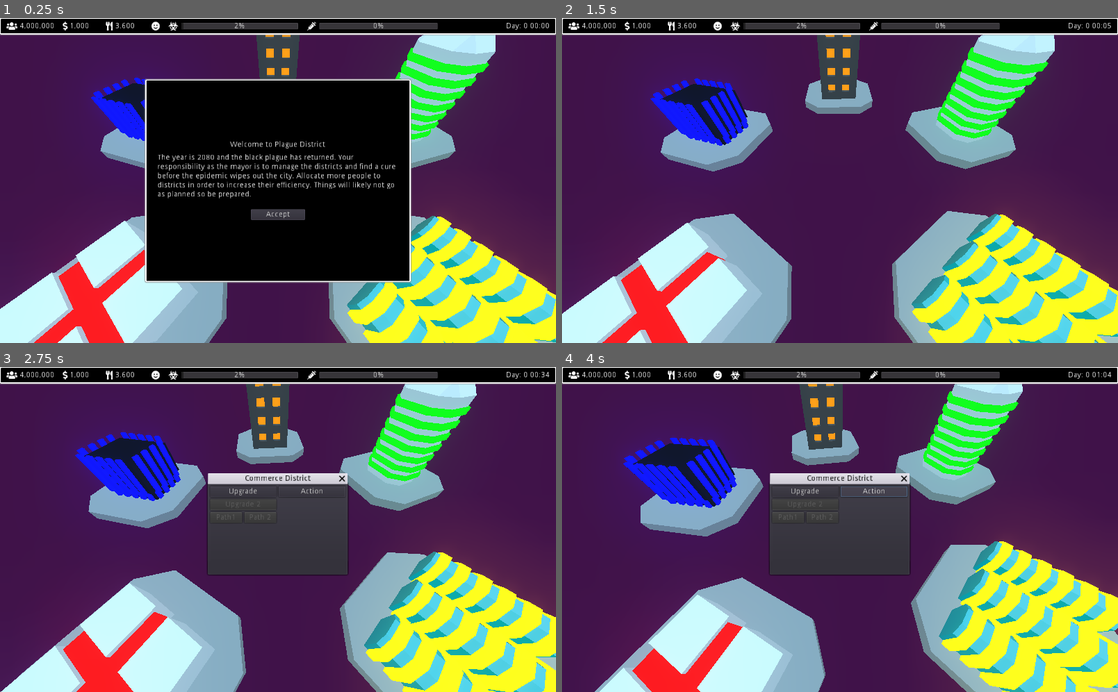
Above: before the commit, frames 1-4 (two rows, left to right).
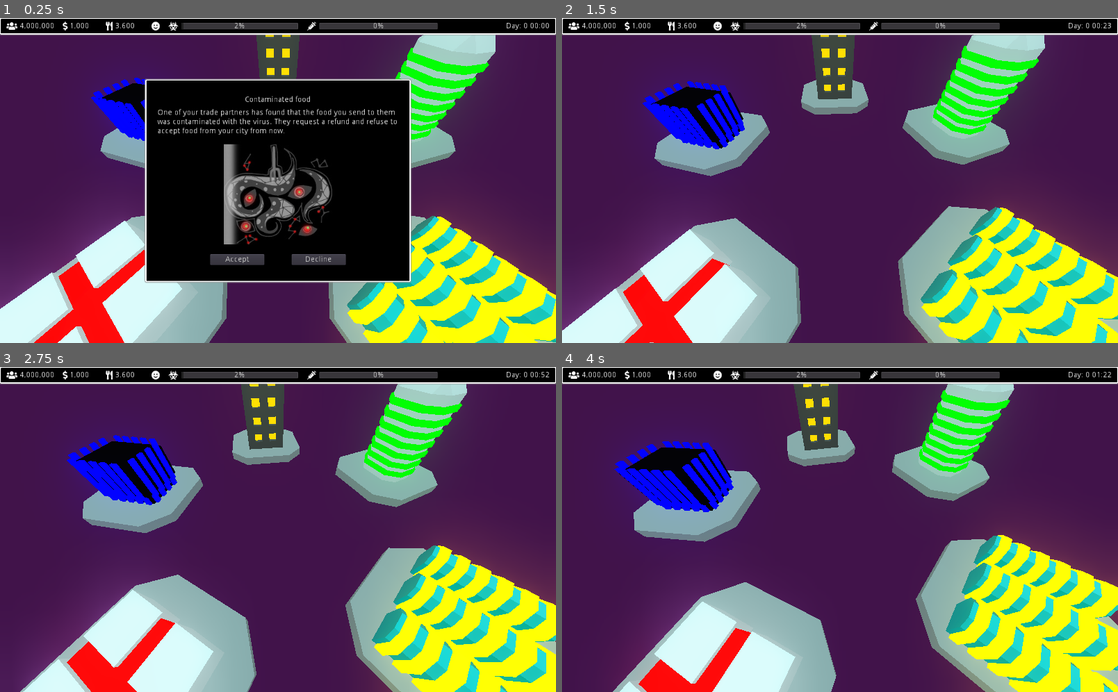
Above: after the commit, the same moments.

Repository: iwilliams/PlagueDistrict
Game: Godot game, scene res://Main.tscn
The game is run twice, just before and just after one commit, with the same random seed, the same clock (stepped at 60 frames per second) and the same inputs.
Inputs (mouse positions are in pixels of both pictures, inside the frame that each line leads up to):
- Up to frame 1 (0.25 s): no input
- Up to frame 2 (1.5 s): click (878, 258) at 0.5 s, where only the run after the commit has a clickable "Decline"; click (840, 213) at 1.25 s, where only the run before the commit has a clickable "Accept"
- Up to frame 3 (2.75 s): move the mouse to (400, 513) at 2.02 s; press the mouse at (400, 513) at 2.03 s
- Up to frame 4 (4 s): release the mouse at (962, 513) at 2.75 s; click (806, 490) at 2.75 s, where only the run before the commit has a clickable "Upgrade"; click (873, 490) at 3.5 s, where only the run before the commit has a clickable "Action"

The runs differ from the first frame. In frame 1, 18% of the frame differs, in the area x 0-100%, y 5-100%; in frame 2, 24%; in frame 3, 31%, in the area x 0-100%, y 1-100%; in frame 4, 31%.

Commit message:
Food exchange

Diff:
--- a/Globals.gd
+++ b/Globals.gd
@@ -9,10 +9,13 @@
 signal money_change
 signal population_change
 signal food_change
+signal moral_change
 signal event
 signal can_reasing_population_change
 signal population_reasign_cost_change
 signal pause_change
+signal cost_of_money_in_food_change
+signal cost_of_food_in_money_change
 
 var population : int = 4000000 setget population_set
 func population_set(value: int) -> void:
@@ -61,7 +64,10 @@
 const MORAL_NORMAL := 1.0
 const MORAL_SAD := 0.5
 const MORAL_DESPAIR := 0.25
-var moral := MORAL_NORMAL
+var moral := MORAL_NORMAL setget moral_set
+func moral_set(value : float) -> void:
+  moral = max(0, value)
+  emit_signal("moral_change")
 
 var minutes : int = 0
 var days : int setget , days_get
@@ -92,8 +98,15 @@
   population_reasign_cost = max(0, value)
   emit_signal("population_reasign_cost_change")
 
-var cost_of_money_in_food = 100
-var cost_of_food_in_money = 100
+var cost_of_money_in_food := 100 setget cost_of_money_in_food_set
+func cost_of_money_in_food_set(value : int) -> void:
+  cost_of_money_in_food = value
+  emit_signal("cost_of_money_in_food_change")
+
+var cost_of_food_in_money := 100 setget cost_of_food_in_money_set
+func cost_of_food_in_money_set(value : int) -> void:
+  cost_of_food_in_money = value
+  emit_signal("cost_of_food_in_money_change")
 
 var residential_percent : float = .15
 var medical_percent : float = .15
--- a/Globals.tscn
+++ b/Globals.tscn
@@ -117,12 +117,6 @@
 description = "The condition of the city is dreadful. One member of the city council suggests a violent solution. While this act will no doubt come at a hefty price, it will surely solve the current issues at hand…"
 picture = ExtResource( 20 )
 
-[node name="ContaminatedFood" type="Node" parent="PossibleEvents"]
-script = ExtResource( 21 )
-title = "Contaminated food"
-description = "One of your trade partners has found that the food you send to them was contaminated with the virus. They request a refund and refuse to accept food from your city from now."
-picture = ExtResource( 22 )
-
 [node name="ShadyBusiness" type="Node" parent="PossibleEvents"]
 script = ExtResource( 23 )
 title = "Shady Business"
@@ -154,13 +148,23 @@
 description = "The head of the food district informs you that people could be fed for 5 days with a full stomach. Perhaps you should throw a festival to raise the spirits of the people."
 picture = ExtResource( 32 )
 
+[node name="Intro" type="Node" parent="PossibleEvents"]
+script = ExtResource( 38 )
+title = "Welcome to Plague District"
+description = "The year is 2080 and a new strain of the Black Death has inexplicably surfaced. Your responsibility as mayor is to manage each of the city's five districts and find a cure before the epidemic wipes everyone out.
+
+Click the Government District (the blue building) and allocate a percentage of the population to different districts to increase or decrease their efficiency.
+
+A word of caution, however.... Even the best-laid plans often go awry."
+can_decline = false
+
 [node name="CurrentEvents" type="Node" parent="."]
 
-[node name="Intro" type="Node" parent="CurrentEvents"]
-script = ExtResource( 38 )
-title = "Welcome to Plague District"
-description = "The year is 2080 and the black plague has returned. Your responsibility as the mayor is to manage the districts and find a cure before the epidemic wipes out the city. Allocate more people to districts in order to increase their efficiency. Things will likely not go as planned so be prepared."
-can_decline = false
+[node name="ContaminatedFood" type="Node" parent="CurrentEvents"]
+script = ExtResource( 21 )
+title = "Contaminated food"
+description = "One of your trade partners has found that the food you send to them was contaminated with the virus. They request a refund and refuse to accept food from your city from now."
+picture = ExtResource( 22 )
 
 [node name="ExpiredEvents" type="Node" parent="."]
 
--- a/Main.tscn
+++ b/Main.tscn
@@ -20,6 +20,7 @@
 [ext_resource path="res://hud/event_panel.tres" type="StyleBox" id=18]
 [ext_resource path="res://hud/EventPopup.gd" type="Script" id=19]
 [ext_resource path="res://Map.gd" type="Script" id=20]
+[ext_resource path="res://hud/FoodExchange.gd" type="Script" id=21]
 
 [sub_resource type="Animation" id=1]
 resource_name = "spin"
@@ -324,7 +325,6 @@
 script = ExtResource( 2 )
 
 [node name="Popup" type="WindowDialog" parent="Map/Residential/ResidentialDistrict"]
-visible = true
 anchor_left = 0.5
 anchor_top = 0.5
 anchor_right = 0.5
@@ -418,79 +418,151 @@
 script = ExtResource( 5 )
 
 [node name="Popup" type="WindowDialog" parent="Map/Commerce/CommerceDistrict"]
+visible = true
 anchor_left = 0.5
 anchor_top = 0.5
 anchor_right = 0.5
 anchor_bottom = 0.5
-margin_left = -128.5
-margin_top = -83.5
-margin_right = 128.5
-margin_bottom = 83.5
+margin_left = -134.0
+margin_top = -42.0
+margin_right = 161.0
+margin_bottom = 148.0
 window_title = "Commerce District"
-resizable = true
-
-[node name="VBoxContainer" type="VBoxContainer" parent="Map/Commerce/CommerceDistrict/Popup"]
+__meta__ = {
+"_edit_use_anchors_": false
+}
+
+[node name="MarginContainer" type="MarginContainer" parent="Map/Commerce/CommerceDistrict/Popup"]
 anchor_right = 1.0
 anchor_bottom = 1.0
-margin_left = 4.0
-margin_top = 4.0
-margin_right = -4.0
-margin_bottom = -4.0
-__meta__ = {
-"_edit_use_anchors_": false
-}
-
-[node name="HBoxContainer" type="HBoxContainer" parent="Map/Commerce/CommerceDistrict/Popup/VBoxContainer"]
-margin_right = 249.0
+custom_constants/margin_right = 10
+custom_constants/margin_top = 10
+custom_constants/margin_left = 10
+custom_constants/margin_bottom = 10
+__meta__ = {
+"_edit_use_anchors_": false
+}
+
+[node name="HBoxContainer" type="HBoxContainer" parent="Map/Commerce/CommerceDistrict/Popup/MarginContainer"]
+margin_left = 10.0
+margin_top = 10.0
+margin_right = 285.0
+margin_bottom = 180.0
+size_flags_horizontal = 3
+size_flags_vertical = 3
+
+[node name="VBoxContainer2" type="VBoxContainer" parent="Map/Commerce/CommerceDistrict/Popup/MarginContainer/HBoxContainer"]
+visible = false
+margin_right = 116.0
+margin_bottom = 147.0
+size_flags_horizontal = 3
+
+[node name="Button" type="Button" parent="Map/Commerce/CommerceDistrict/Popup/MarginContainer/HBoxContainer/VBoxContainer2"]
+margin_right = 116.0
+margin_bottom = 20.0
+text = "Upgrade"
+
+[node name="Button2" type="Button" parent="Map/Commerce/CommerceDistrict/Popup/MarginContainer/HBoxContainer/VBoxContainer2"]
+margin_top = 24.0
+margin_right = 116.0
+margin_bottom = 44.0
+disabled = true
+text = "Upgrade 2"
+
+[node name="HBoxContainer" type="HBoxContainer" parent="Map/Commerce/CommerceDistrict/Popup/MarginContainer/HBoxContainer/VBoxContainer2"]
+margin_top = 48.0
+margin_right = 116.0
 margin_bottom = 68.0
 
-[node name="VBoxContainer2" type="VBoxContainer" parent="Map/Commerce/CommerceDistrict/Popup/VBoxContainer/HBoxContainer"]
-margin_right = 122.0
-margin_bottom = 68.0
-size_flags_horizontal = 3
-
-[node name="Button" type="Button" parent="Map/Commerce/CommerceDistrict/Popup/VBoxContainer/HBoxContainer/VBoxContainer2"]
-margin_right = 122.0
-margin_bottom = 20.0
-text = "Upgrade"
-
-[node name="Button2" type="Button" parent="Map/Commerce/CommerceDistrict/Popup/VBoxContainer/HBoxContainer/VBoxContainer2"]
-margin_top = 24.0
-margin_right = 122.0
-margin_bottom = 44.0
-disabled = true
-text = "Upgrade 2"
-
-[node name="HBoxContainer" type="HBoxContainer" parent="Map/Commerce/CommerceDistrict/Popup/VBoxContainer/HBoxContainer/VBoxContainer2"]
-margin_top = 48.0
-margin_right = 122.0
-margin_bottom = 68.0
-
-[node name="Button" type="Button" parent="Map/Commerce/CommerceDistrict/Popup/VBoxContainer/HBoxContainer/VBoxContainer2/HBoxContainer"]
-margin_right = 59.0
+[node name="Button" type="Button" parent="Map/Commerce/CommerceDistrict/Popup/MarginContainer/HBoxContainer/VBoxContainer2/HBoxContainer"]
+margin_right = 56.0
 margin_bottom = 20.0
 size_flags_horizontal = 3
 disabled = true
 text = "Path1"
 
-[node name="Button2" type="Button" parent="Map/Commerce/CommerceDistrict/Popup/VBoxContainer/HBoxContainer/VBoxContainer2/HBoxContainer"]
-margin_left = 63.0
-margin_right = 122.0
+[node name="Button2" type="Button" parent="Map/Commerce/CommerceDistrict/Popup/MarginContainer/HBoxContainer/VBoxContainer2/HBoxContainer"]
+margin_left = 60.0
+margin_right = 116.0
 margin_bottom = 20.0
 size_flags_horizontal = 3
 disabled = true
 text = "Path 2"
 
-[node name="VBoxContainer" type="VBoxContainer" parent="Map/Commerce/CommerceDistrict/Popup/VBoxContainer/HBoxContainer"]
-margin_left = 126.0
-margin_right = 249.0
-margin_bottom = 68.0
-size_flags_horizontal = 3
-
-[node name="Button" type="Button" parent="Map/Commerce/CommerceDistrict/Popup/VBoxContainer/HBoxContainer/VBoxContainer"]
-margin_right = 123.0
-margin_bottom = 20.0
-text = "Action"
+[node name="VBoxContainer" type="VBoxContainer" parent="Map/Commerce/CommerceDistrict/Popup/MarginContainer/HBoxContainer"]
+margin_right = 275.0
+margin_bottom = 170.0
+size_flags_horizontal = 3
+size_flags_vertical = 3
+custom_constants/separation = 10
+alignment = 1
+
+[node name="Label" type="Label" parent="Map/Commerce/CommerceDistrict/Popup/MarginContainer/HBoxContainer/VBoxContainer"]
+margin_top = 5.0
+margin_right = 275.0
+margin_bottom = 104.0
+size_flags_horizontal = 3
+text = "Assigning citizens to the Commercel District will increase the rate at which money is produced.
+
+You can also buy food and sell food on the global market."
+autowrap = true
+
+[node name="FoodExchange" type="VBoxContainer" parent="Map/Commerce/CommerceDistrict/Popup/MarginContainer/HBoxContainer/VBoxContainer"]
+margin_top = 114.0
+margin_right = 275.0
+margin_bottom = 164.0
+custom_constants/separation = 10
+script = ExtResource( 21 )
+
+[node name="HBoxContainer" type="HBoxContainer" parent="Map/Commerce/CommerceDistrict/Popup/MarginContainer/HBoxContainer/VBoxContainer/FoodExchange"]
+margin_right = 275.0
+margin_bottom = 20.0
+
+[node name="Label" type="Label" parent="Map/Commerce/CommerceDistrict/Popup/MarginContainer/HBoxContainer/VBoxContainer/FoodExchange/HBoxContainer"]
+margin_top = 3.0
+margin_right = 117.0
+margin_bottom = 17.0
+text = "Buy 100 food for:  "
+
+[node name="BuyPrice" type="Label" parent="Map/Commerce/CommerceDistrict/Popup/MarginContainer/HBoxContainer/VBoxContainer/FoodExchange/HBoxContainer"]
+margin_left = 121.0
+margin_top = 3.0
+margin_right = 235.0
+margin_bottom = 17.0
+size_flags_horizontal = 3
+text = "$100"
+
+[node name="Buy" type="Button" parent="Map/Commerce/CommerceDistrict/Popup/MarginContainer/HBoxContainer/VBoxContainer/FoodExchange/HBoxContainer"]
+margin_left = 239.0
+margin_right = 275.0
+margin_bottom = 20.0
+text = "Buy"
+
+[node name="HBoxContainer2" type="HBoxContainer" parent="Map/Commerce/CommerceDistrict/Popup/MarginContainer/HBoxContainer/VBoxContainer/FoodExchange"]
+margin_top = 30.0
+margin_right = 275.0
+margin_bottom = 50.0
+
+[node name="Label" type="Label" parent="Map/Commerce/CommerceDistrict/Popup/MarginContainer/HBoxContainer/VBoxContainer/FoodExchange/HBoxContainer2"]
+margin_top = 3.0
+margin_right = 116.0
+margin_bottom = 17.0
+size_flags_horizontal = 3
+text = "Sell 100 food for: "
+
+[node name="SellPrice" type="Label" parent="Map/Commerce/CommerceDistrict/Popup/MarginContainer/HBoxContainer/VBoxContainer/FoodExchange/HBoxContainer2"]
+margin_left = 120.0
+margin_top = 3.0
+margin_right = 236.0
+margin_bottom = 17.0
+size_flags_horizontal = 3
+text = "$100"
+
+[node name="Sell" type="Button" parent="Map/Commerce/CommerceDistrict/Popup/MarginContainer/HBoxContainer/VBoxContainer/FoodExchange/HBoxContainer2"]
+margin_left = 240.0
+margin_right = 275.0
+margin_bottom = 20.0
+text = "Sell"
 
 [node name="Agriculture" type="Spatial" parent="Map"]
 transform = Transform( -0.809017, 0, -0.587785, 0, 1, 0, 0.587785, 0, -0.809017, 0, 0, 0 )
--- a/default_env.tres
+++ b/default_env.tres
@@ -9,3 +9,5 @@
 background_color = Color( 0.254902, 0.0745098, 0.290196, 1 )
 glow_enabled = true
 glow_levels/1 = true
+glow_intensity = 0.47
+glow_strength = 1.44
--- a/events/ContaminatedFood.gd
+++ b/events/ContaminatedFood.gd
@@ -6,9 +6,9 @@
   return Globals.money >= cost
 
 func accept():
-  Globals.cost_of_money_in_food *= 1.5
+  Globals.cost_of_money_in_food *= .5
   Globals.money -= cost
 
 func decline():
-  Globals.cost_of_money_in_food *= 4
+  Globals.cost_of_money_in_food *= .25
   Globals.cost_of_food_in_money *= 4
--- /dev/null
+++ b/hud/FoodExchange.gd
@@ -0,0 +1,34 @@
+extends VBoxContainer
+
+onready var buy_price = find_node("BuyPrice")
+onready var buy_button : Button = find_node("Buy")
+onready var sell_price = find_node("SellPrice")
+onready var sell_button : Button = find_node("Sell")
+
+func _ready():
+  buy_button.connect("button_down", self, "buy")
+  sell_button.connect("button_down", self, "sell")
+  Globals.connect("food_change", self, "value_change")
+  Globals.connect("money_change", self, "value_change")
+  Globals.connect("cost_of_food_in_money_change", self, "set_prices_and_buttons")
+  Globals.connect("cost_of_money_in_food_change", self, "set_prices_and_buttons")
+  set_prices_and_buttons()
+
+func value_change(value) -> void:
+  set_prices_and_buttons()
+
+func buy() -> void:
+  Globals.money -= Globals.cost_of_food_in_money
+  Globals.food += 100
+  pass
+
+func sell() -> void:
+  Globals.money += Globals.cost_of_money_in_food
+  Globals.food -= 100
+  pass
+
+func set_prices_and_buttons() -> void:
+  buy_price.text = "$" + str(Globals.cost_of_food_in_money)
+  sell_price.text = "$" + str(Globals.cost_of_money_in_food)
+  buy_button.disabled = Globals.money < Globals.cost_of_food_in_money
+  sell_button.disabled = Globals.food < 100
--- a/project.godot
+++ b/project.godot
@@ -187,4 +187,5 @@
 
 [rendering]
 
+quality/driver/driver_name="GLES2"
 environment/default_environment="res://default_env.tres"
Not shown: 1 places in Main.tscn that only renumber resources
Binary file added: dist/html/index.png
Not shown, added: dist/html.zip
Not shown, added: dist/html/index.html
Not shown, added: dist/html/index.js
Not shown, added: dist/html/index.pck
Not shown, added: dist/html/index.wasm
